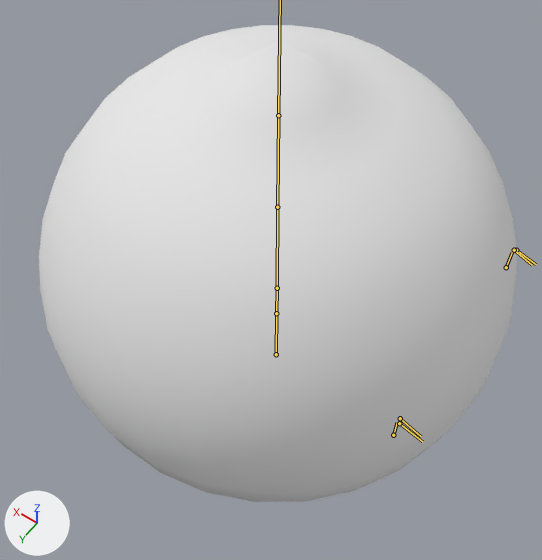
What one commit did to the glTF model bonki_face_BODY_ONLY.gltf.
One viewpoint serves both versions: a camera (50 mm lens) standing at (-1.12, 1.61, 2.41) and looking at (-0.07, 0.14, 0.09). Arrows for +X, +Y and +Z are at lower left; the lights stay in place. The bones that bend it are drawn over the model as lines.
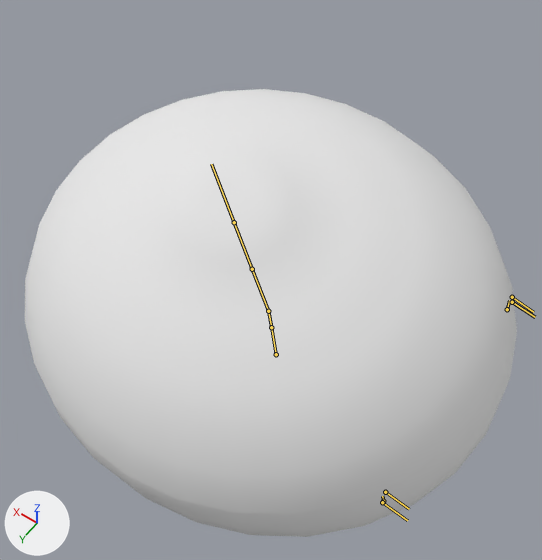
The newer file adds an action. The first version stands in its rest pose; the second is drawn at frame 30 of the action 'sway'.

Boxes (x1, y1, x2, y2) around the edits, measured in the pictures (542 x 560 px):
'Mesh_0', posed (6% shorter)
    before: (39, 25, 517, 502)
    after: (25, 89, 517, 537)
bone 'spine_base', root to tip
    before: (276, 354) to (276, 313)
    after: (276, 354) to (271, 327)
bone 'skull', root to tip
    before: (277, 288) to (277, 207)
    after: (268, 311) to (252, 269)

Edits to the bpy script that builds the scene:
```text
Change bone_spine_base:
    where bone_spine_base = bpy.data.objects['armature'].pose.bones['spine_base']
    bone_spine_base.rotation_quaternion: (1.0, 0.0, 0.0, 0.0) -> (0.998, -0.066, -0.007, -0.004)  # degrees (0, 0, 0) -> degrees (-8, -1, 0)
    bone_spine_base.scale: (1.0, 1.0, 1.0) -> (1.1, 0.8, 1.0)
Change bone_skull:
    where bone_skull = bpy.data.objects['armature'].pose.bones['skull']  # child of 'spine_neck'
    bone_skull.rotation_quaternion: (1.0, 0.0, 0.0, 0.0) -> (0.998, -0.048, -0.005, -0.003)  # degrees (0, 0, 0) -> degrees (-5, -1, 0)
```
